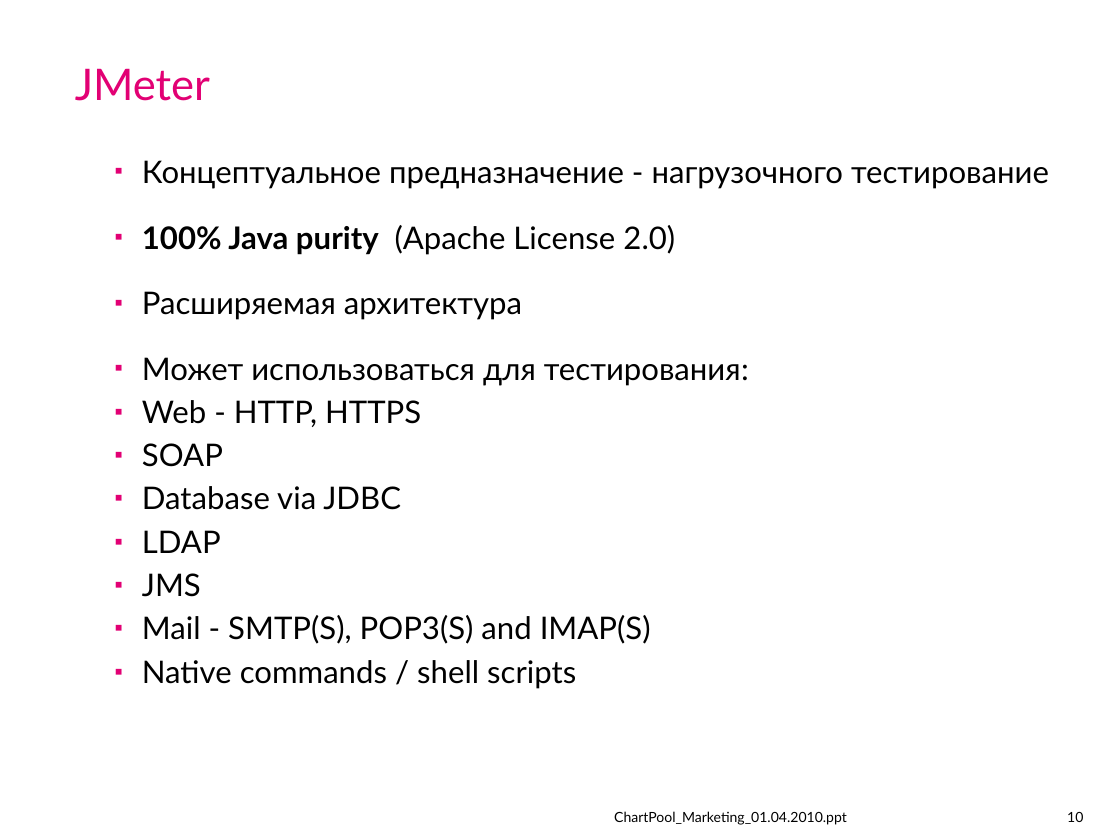
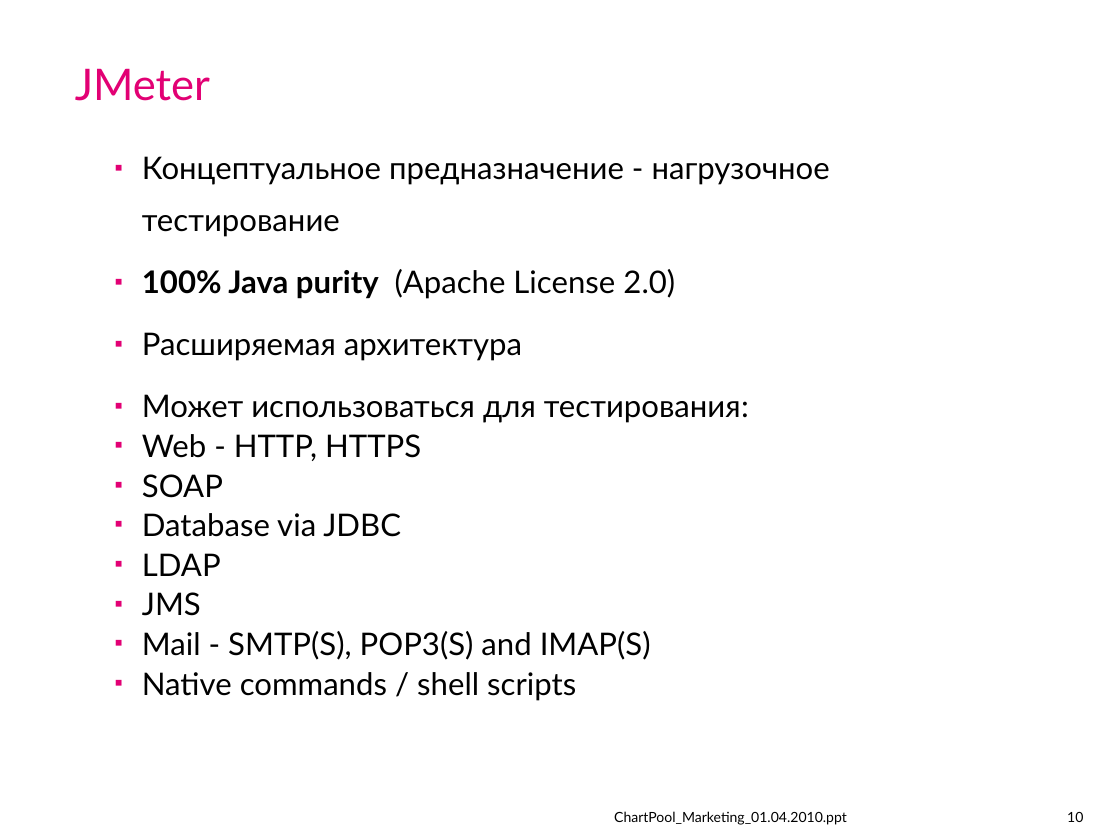
Before and after one commit to IvanCS/JMeterAvtoTestingDemo, a slide deck: slide 10 of documents/presentation_1.ppt. Drawn at 1120x840 pixels with LibreOffice and Linux fonts; fonts in the diff are those of the drawing; background and template pictures are left out. Boxes give left, top, right and bottom in pixels: in the first picture for what was removed or moved away, otherwise in the second. Text is boxed around its words. In the diff, an @@ line names an element or a change of style, - is before the commit and + after.

Commit message:
update ppt

```diff
--- a/documents/presentation_1.ppt
+++ b/documents/presentation_1.ppt
@@ text at <box>142,156,830,237</box>: text changed @@
-▪ Концептуальное предназначение - нагрузочного тестирование
+▪ Концептуальное предназначение - нагрузочное тестирование
@@ text at <box>142,269,749,700</box>: line spacing 1.5 to 1.4; line spacing 0.9 to 0.8 @@
```
Also in this commit, not shown: 2 other slides changed, 2 slides added, 1 other file.
